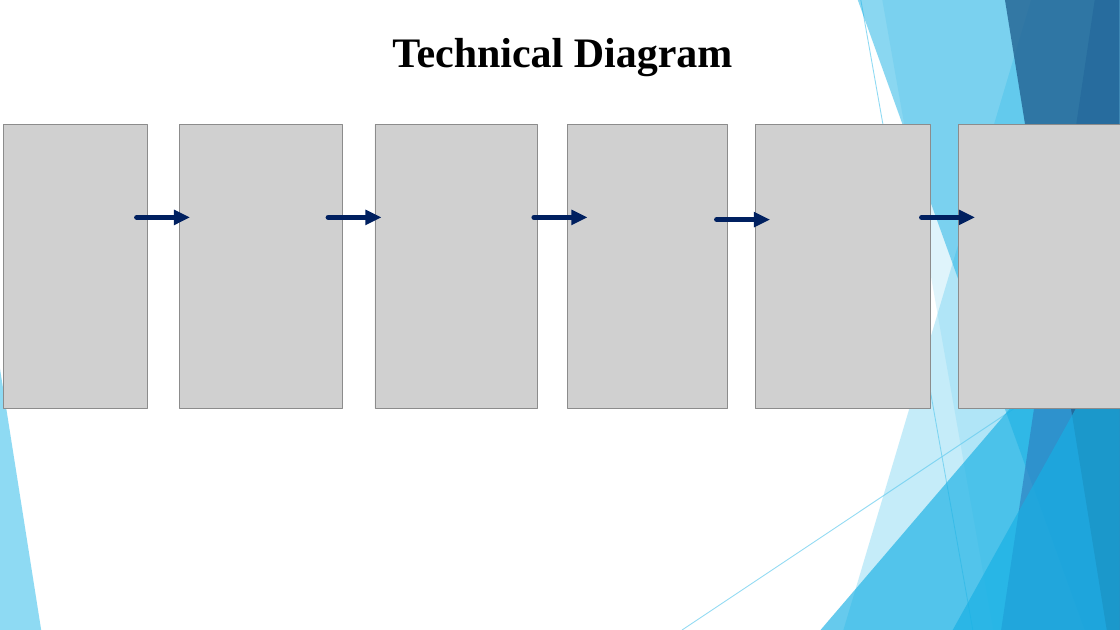
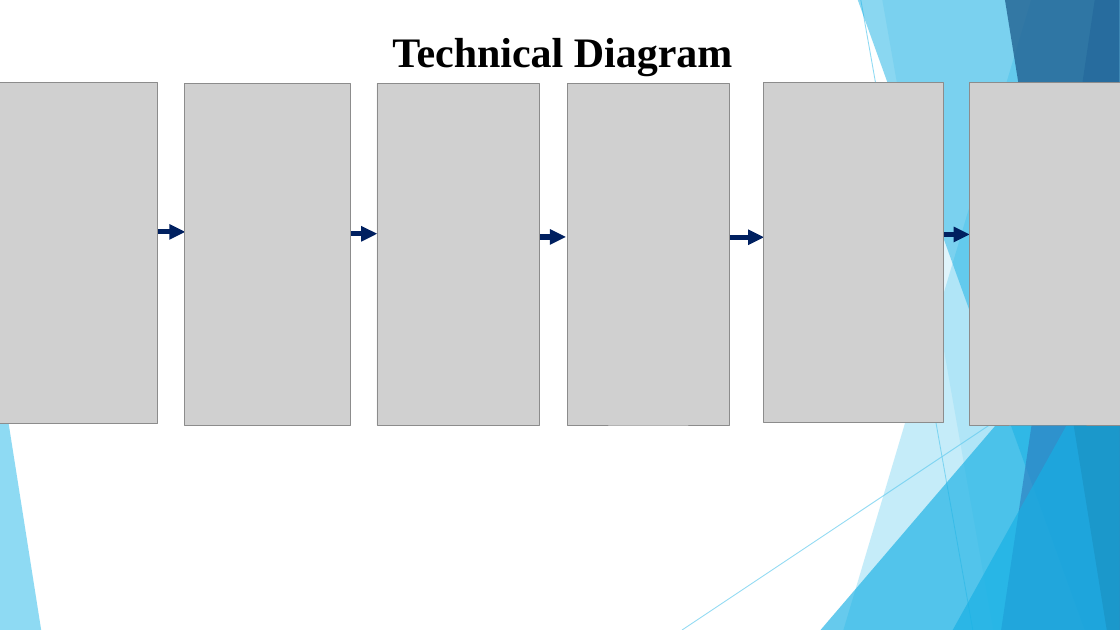
Before and after one commit to HemalaR/Smart-Analytics-For-Fashion-Sales, a slide deck: slide 8 of Smart Retail Analytics for Fashion Sales (1).pptx (slide 9 before the commit). Drawn at 1120x630 pixels with LibreOffice and Linux fonts; fonts in the diff are those of the drawing; grey boxes stand for pictures. Boxes give left, top, right and bottom in pixels: in the first picture for what was removed or moved away, otherwise in the second. Text is boxed around its words. In the diff, an @@ line names an element or a change of style, - is before the commit and + after.

```diff
--- a/Smart Retail Analytics for Fashion Sales (1).pptx
+++ b/Smart Retail Analytics for Fashion Sales (1).pptx
@@ picture: place and size @@
-picture at [3, 124, 148, 408]
+picture at [0, 82, 157, 423]
@@ picture: place and size @@
-picture at [180, 124, 342, 408]
+picture at [184, 84, 350, 425]
@@ picture: place and size @@
-picture at [375, 124, 537, 408]
+picture at [377, 84, 539, 425]
@@ picture: place and size @@
-picture at [568, 124, 728, 408]
+picture at [567, 84, 729, 425]
@@ picture: place and size @@
-picture at [756, 124, 931, 408]
+picture at [764, 82, 943, 423]
@@ picture: place and size @@
-picture at [959, 124, 1120, 408]
+picture at [970, 82, 1120, 425]
@@ arrow moved from (137, 218) - (190, 218) to (116, 232) - (185, 232) @@
@@ arrow moved from (329, 218) - (381, 218) to (324, 234) - (377, 234) @@
@@ arrow moved from (534, 218) - (587, 218) to (513, 237) - (565, 237) @@
@@ arrow moved from (717, 219) - (770, 219) to (711, 237) - (764, 237) @@
@@ arrow moved from (922, 218) - (975, 218) to (917, 234) - (970, 234) @@
```
Also in this commit, not shown: 6 other slides changed, 20 slides added, 3 slides removed, 21 other files.
